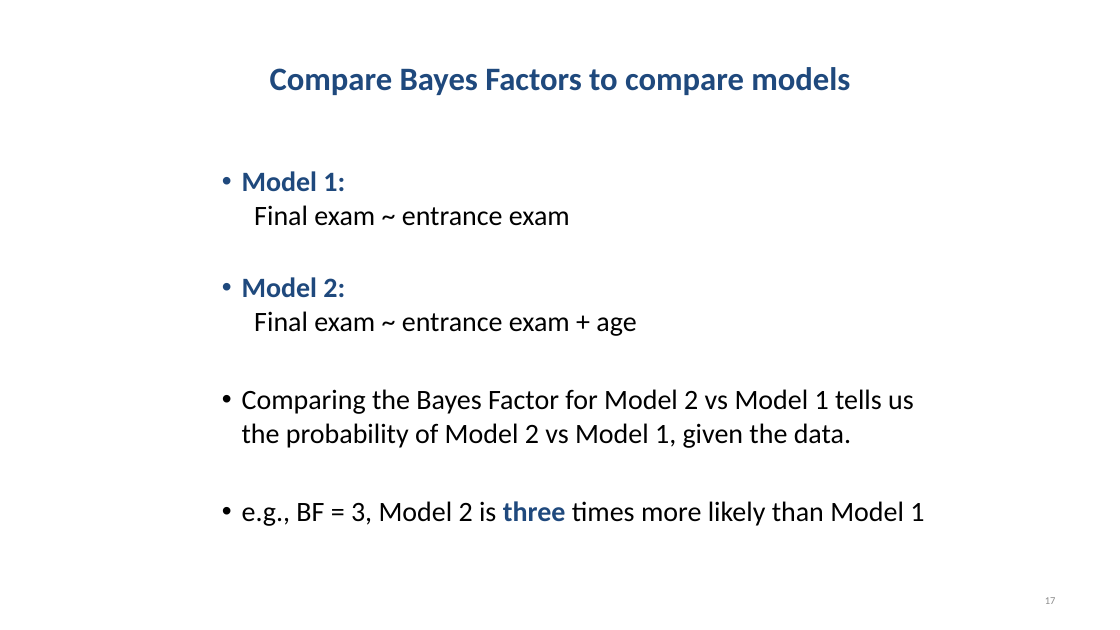
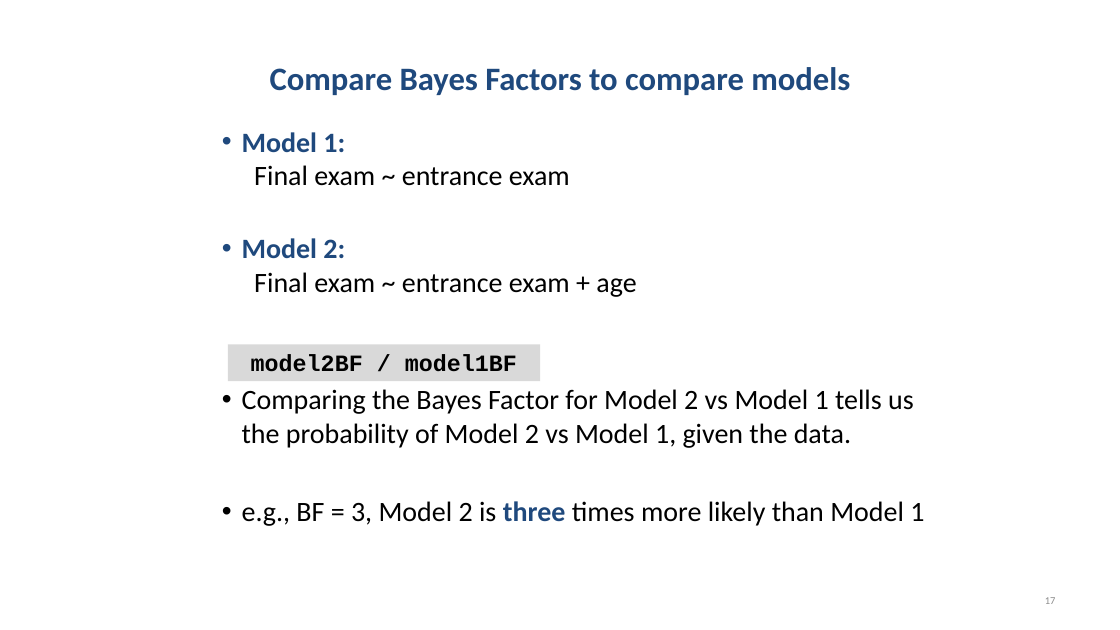
Before and after one commit to chrisjberry/datafluencyCB, a slide deck: slide 17 of slides/PSYC753_Chris2.pptx. Drawn at 1120x630 pixels with LibreOffice and Linux fonts; fonts in the diff are those of the drawing. Boxes give left, top, right and bottom in pixels: in the first picture for what was removed or moved away, otherwise in the second. Text is boxed around its words. In the diff, an @@ line names an element or a change of style, - is before the commit and + after.

```diff
--- a/slides/PSYC753_Chris2.pptx
+++ b/slides/PSYC753_Chris2.pptx
@@ text "Model 1: Final exam ~ ..." rewrapped from (x1=242, y1=171, x2=924, y2=526) to (x1=242, y1=132, x2=924, y2=526) @@
@@ rectangle added at (x1=228, y1=344, x2=540, y2=381), fill #D9D9D9, 20 pt, text #000000, bold @@
+model2BF / model1BF
```
Also in this commit, not shown: 10 other slides changed.
